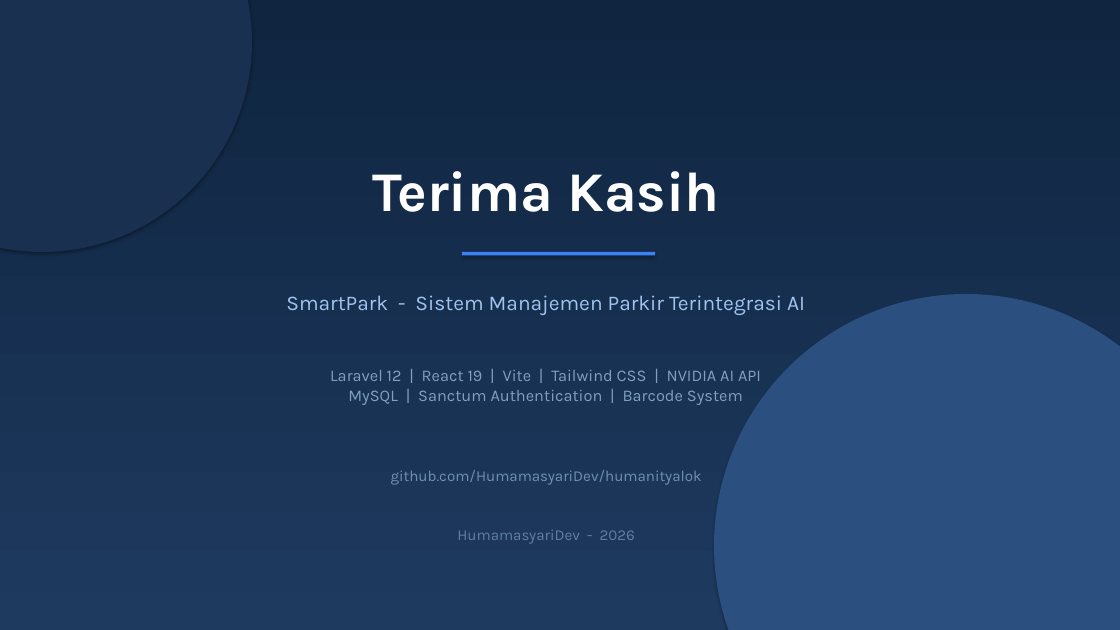
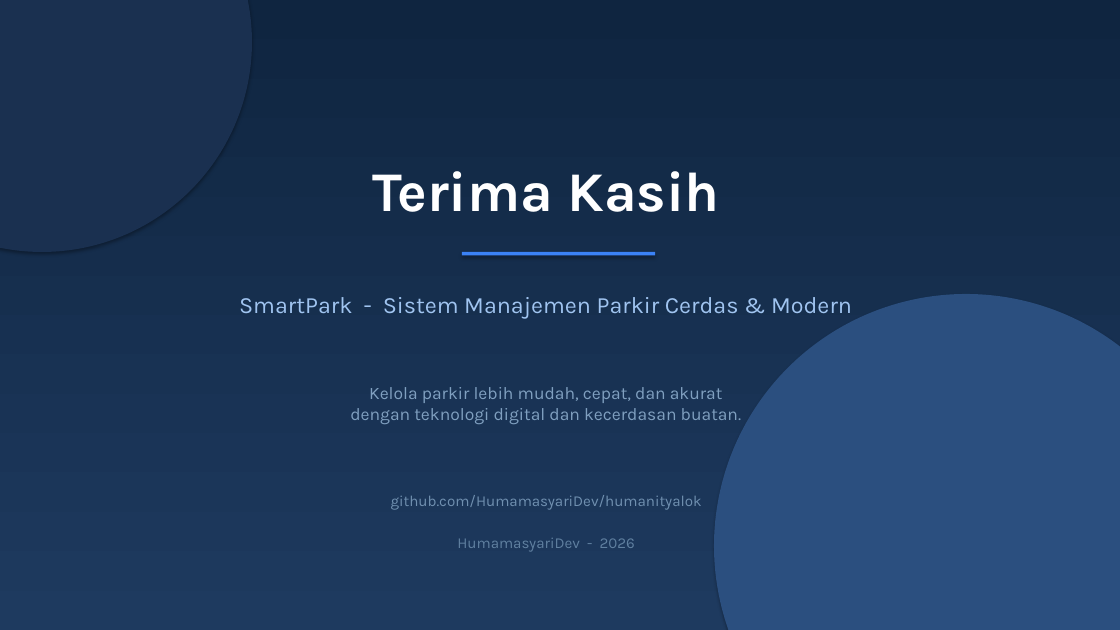
Before and after one commit to HumamasyariDev/humanityalok, a slide deck: slide 10 of SmartPark_Presentasi.pptx. Drawn at 1120x630 pixels with LibreOffice and Linux fonts; fonts in the diff are those of the drawing. Boxes give left, top, right and bottom in pixels: in the first picture for what was removed or moved away, otherwise in the second. Text is boxed around its words. In the diff, an @@ line names an element or a change of style, - is before the commit and + after.

```diff
--- a/SmartPark_Presentasi.pptx
+++ b/SmartPark_Presentasi.pptx
@@ text at box(239, 297, 852, 318): text changed; size 18 to 20 pt @@
-SmartPark - Sistem Manajemen Parkir Terintegrasi AI
+SmartPark - Sistem Manajemen Parkir Cerdas & Modern
@@ text at box(350, 387, 741, 424): text changed; size 14 to 15 pt @@
-Laravel 12 | React 19 | Vite | Tailwind CSS | NVIDIA AI API
-MySQL | Sanctum Authentication | Barcode System
+Kelola parkir lebih mudah, cepat, dan akurat
+dengan teknologi digital dan kecerdasan buatan.
@@ text "github.com/HumamasyariDev/humanityalok": place and size @@
-text "github.com/HumamasyariDev/humanityalok" at box(391, 470, 702, 485)
+text "github.com/HumamasyariDev/humanityalok" at box(391, 495, 702, 510)
@@ text "HumamasyariDev - 2026": place and size @@
-text "HumamasyariDev - 2026" at box(457, 530, 635, 544)
+text "HumamasyariDev - 2026" at box(457, 538, 635, 552)
```
Also in this commit, not shown: 1 other slide changed, 8 slides added, 8 slides removed, 1 other file.
